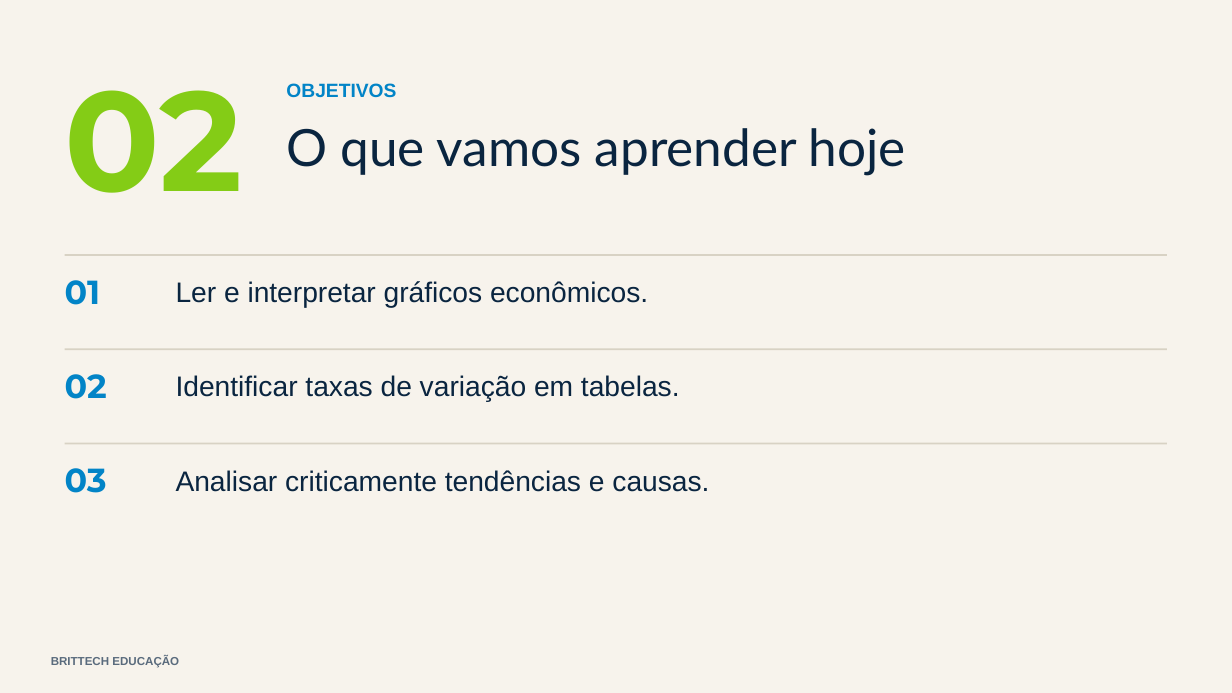
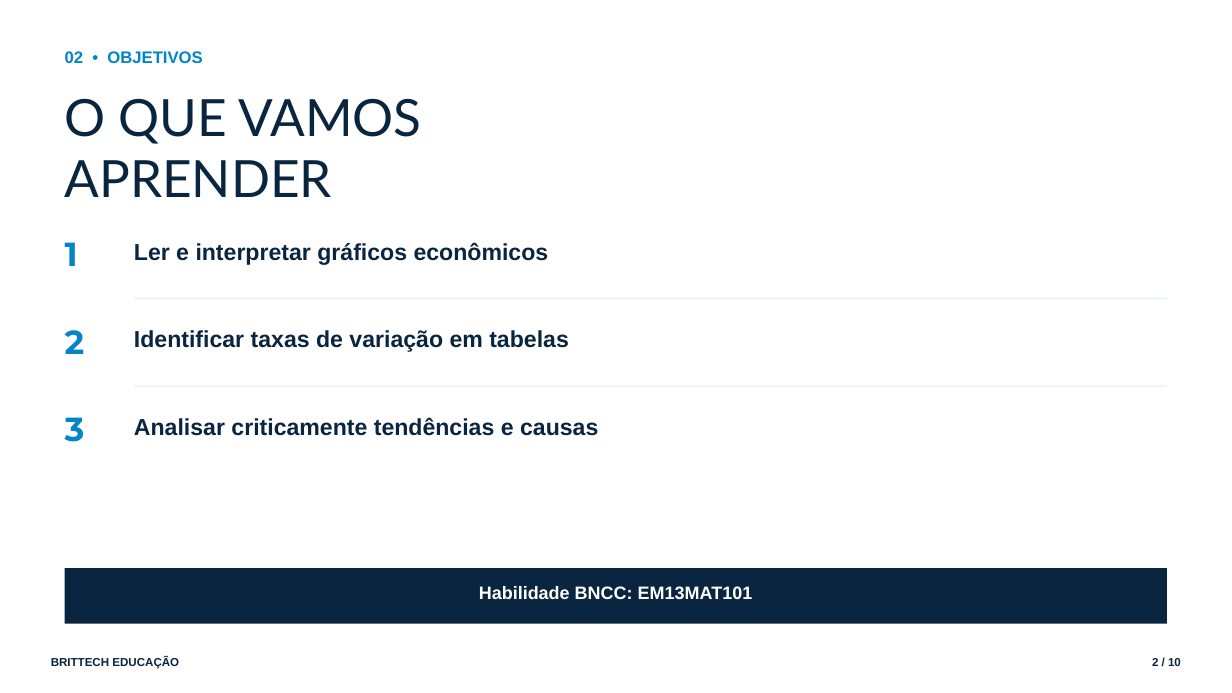
Before and after one commit to thiagollipe-web/brittech-educacao-aulas, a slide deck: slide 2 of ensino-medio/matematica-1serie-graficos-tabelas.pptx. Drawn at 1232x693 pixels with LibreOffice and Linux fonts; fonts in the diff are those of the drawing. Boxes give left, top, right and bottom in pixels: in the first picture for what was removed or moved away, otherwise in the second. Text is boxed around its words. In the diff, an @@ line names an element or a change of style, - is before the commit and + after.

```diff
--- a/ensino-medio/matematica-1serie-graficos-tabelas.pptx
+++ b/ensino-medio/matematica-1serie-graficos-tabelas.pptx
@@ rectangle removed at <box>0,0,1232,693</box> @@
@@ text at <box>65,51,202,63</box>: text changed; size 110 to 13 pt; font Montserrat to Arial; text colour #84CC16 to #0284C7 @@
-02
+02 • OBJETIVOS
@@ text removed at <box>286,83,396,98</box> @@
-OBJETIVOS
@@ text at <box>65,98,421,197</box>: text changed @@
-O que vamos aprender hoje
+O QUE VAMOS
+APRENDER
@@ text at <box>65,242,78,266</box>: text changed @@
-01
+1
@@ rectangle removed at <box>65,254,1167,256</box> @@
@@ text at <box>134,242,549,265</box>: text changed; size 22 to 18 pt; bold on @@
-Ler e interpretar gráficos econômicos.
+Ler e interpretar gráficos econômicos
@@ rectangle: place and size @@
-rectangle at <box>65,348,1167,350</box>
+rectangle at <box>134,298,1167,299</box>
@@ rectangle at <box>134,298,1167,299</box>: fill #D8D2C4 to #EAF3FA @@
@@ text at <box>65,330,85,354</box>: text changed @@
-02
+2
@@ text at <box>134,330,569,352</box>: text changed; size 22 to 18 pt; bold on @@
-Identificar taxas de variação em tabelas.
+Identificar taxas de variação em tabelas
@@ rectangle at <box>134,385,1167,387</box>: fill #D8D2C4 to #EAF3FA @@
@@ rectangle: place and size @@
-rectangle at <box>65,443,1167,445</box>
+rectangle at <box>134,385,1167,387</box>
@@ text at <box>65,417,85,442</box>: text changed @@
-03
+3
@@ text at <box>134,417,598,436</box>: text changed; size 22 to 18 pt; bold on @@
-Analisar criticamente tendências e causas.
+Analisar criticamente tendências e causas
@@ rectangle added at <box>65,568,1167,624</box>, fill #0A2540 @@
@@ text added at <box>479,586,753,600</box>, 14 pt, text #FFFFFF, bold @@
+Habilidade BNCC: EM13MAT101
@@ text "BRITTECH EDUCAÇÃO" at <box>51,657,179,669</box>: text colour #5A6B7D to #0A2540; line spacing 1 to 1.05; less space between paragraphs @@
@@ text added at <box>1152,658,1181,666</box>, 9 pt, text #0A2540, bold @@
+2 / 10
```
Also in this commit, not shown: 2 other slides changed, 7 slides added, 5 slides removed, 4 other files.
